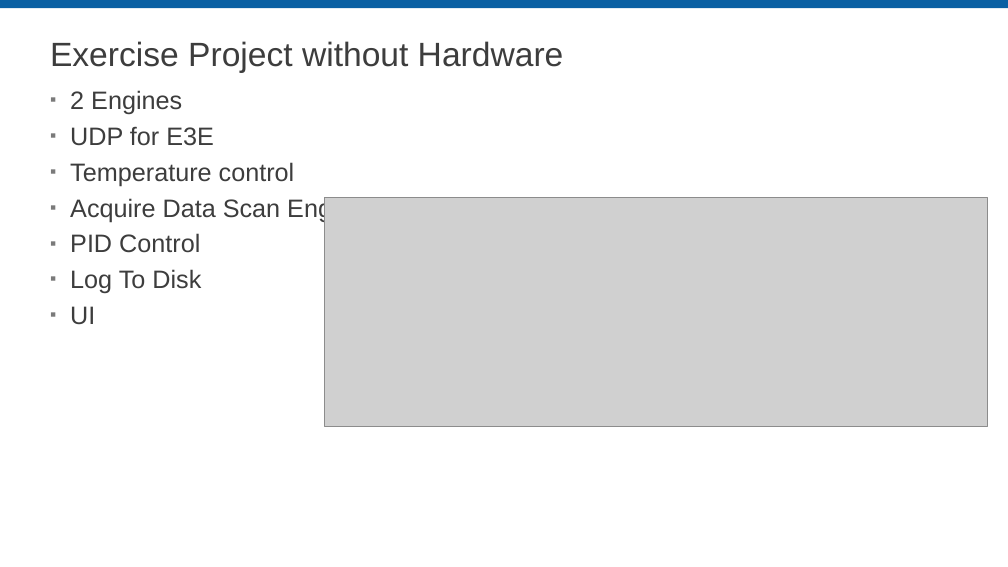
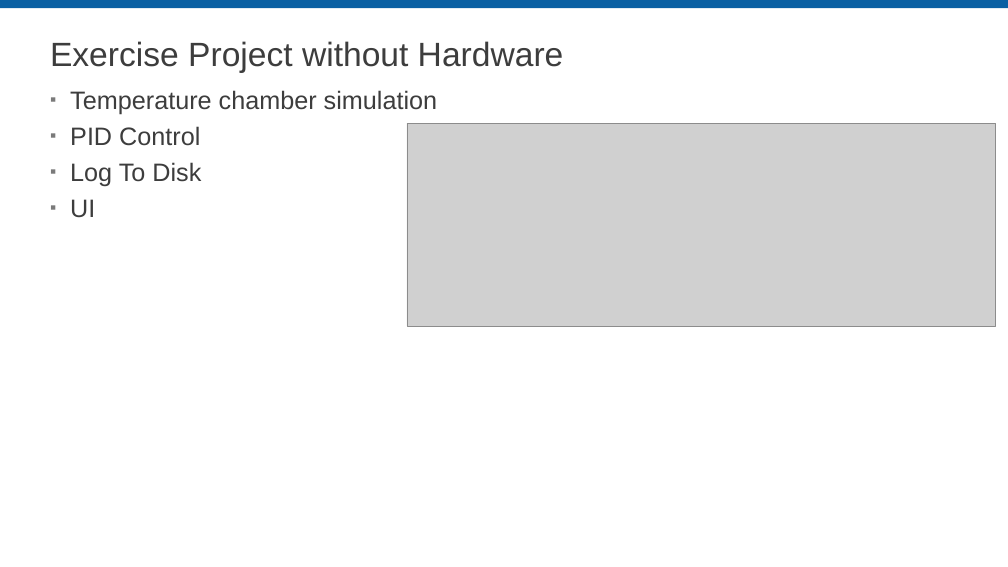
Before and after one commit to LabVIEW-DCAF/Documentation, a slide deck: slide 5 of Trunk/Getting Started Material/DCAF Training/5 Module Reuse.pptx. Drawn at 1008x567 pixels with LibreOffice and Linux fonts; fonts in the diff are those of the drawing; grey boxes stand for pictures; background and template pictures are left out. Boxes give left, top, right and bottom in pixels: in the first picture for what was removed or moved away, otherwise in the second. Text is boxed around its words. In the diff, an @@ line names an element or a change of style, - is before the commit and + after.

```diff
--- a/Trunk/Getting Started Material/DCAF Training/5 Module Reuse.pptx
+++ b/Trunk/Getting Started Material/DCAF Training/5 Module Reuse.pptx
@@ text at (70,90,437,115): text changed @@
-▪ 2 Engines
-▪ UDP for E3E
-▪ Temperature control
-▪ Acquire Data Scan Engine
+▪ Temperature chamber simulation
@@ picture: place and size @@
-picture at (325,198,988,426)
+picture at (407,123,996,326)
```
Also in this commit, not shown: 4 other slides changed, 7 slides added, 1 slide removed.
